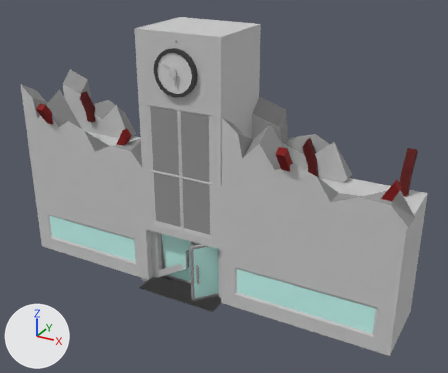
The FBX model Assets/Resources/101_DevelopPJHScene/8_Models/out/school/school@out_open_s.FBX as it was, and as the next commit left it.
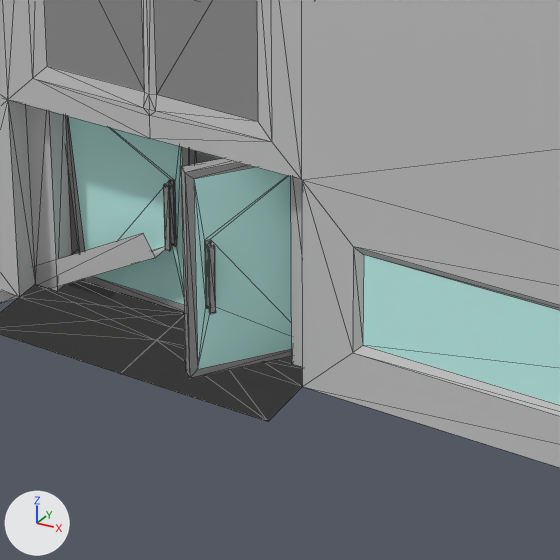
Each version appears first whole from a 50 mm camera at (2.09, -3.41, 1.58) aimed at (0.2, 0.04, -0.15), and next in a close-up on the part from 32% to 64% of the width and 55% to 93% of the height. The axes (+X, +Y, +Z) are drawn at lower left. The lights are the same throughout. Both versions are drawn at frame 6 of the action 'Take 001'; the numbers are the values there. The close-ups show mesh edges as thin lines. Vertices at the same position are counted once.
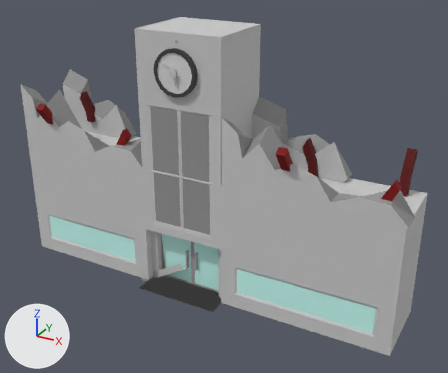
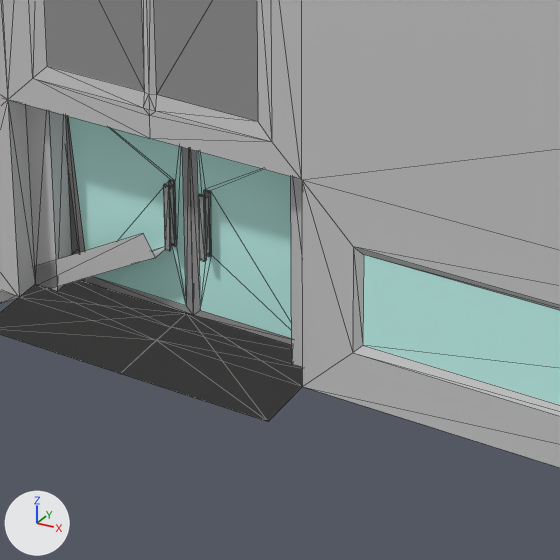
Diff of the bpy script that builds the scene:
```diff
--- a/Assets/Resources/101_DevelopPJHScene/8_Models/out/school/school@out_open_s.FBX.py
+++ b/Assets/Resources/101_DevelopPJHScene/8_Models/out/school/school@out_open_s.FBX.py
@@ me_mesh_001 @@
 # used by ob_box001; location = (0.0, 0.0, 0.0); scale = (0.0254, 0.0254, 0.0254)
-me_mesh_001.from_pydata(...)  # 579 vertices, 1030 faces; spans x -54.1..59.4, y -13.0..14.7, z -39.0..36.2
+me_mesh_001.from_pydata(...)  # 576 vertices, 1011 faces; spans x -54.1..59.4, y -13.0..14.7, z -39.0..36.2
+# me_mesh_001 part 1
+# 3 vertices are removed from x -12.2..12.2, y 13.0, z -19.5
+# 21 faces are deleted
+# 2 new faces join them, mat_01___default (light grey #cacaca)
 me_mesh_001.materials.append(mat_01___default)
@@ ob_object003 @@
 ob_object003.location = (0.262, -0.079, -0.708)
-ob_object003.rotation_euler = (0.0, 0.0, 0.873)  # degrees (0, 0, 50)
 ob_object003.scale = (0.0254, 0.0254, 0.0254)
```

What differs and where, as boxes [x1, y1, x2, y2] in the close-ups (560 x 560 px):
'Object003', turned: before [181, 158, 292, 378]; after [190, 149, 292, 345]
part 1 of me_mesh_001, cut back: before [0, 0, 223, 163]; after [0, 0, 8, 99]
